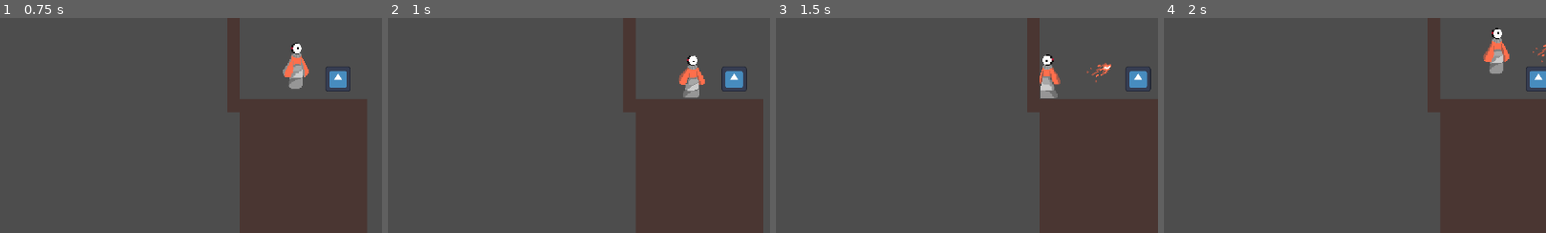
Above: before the commit, frames 1-4 (left to right).
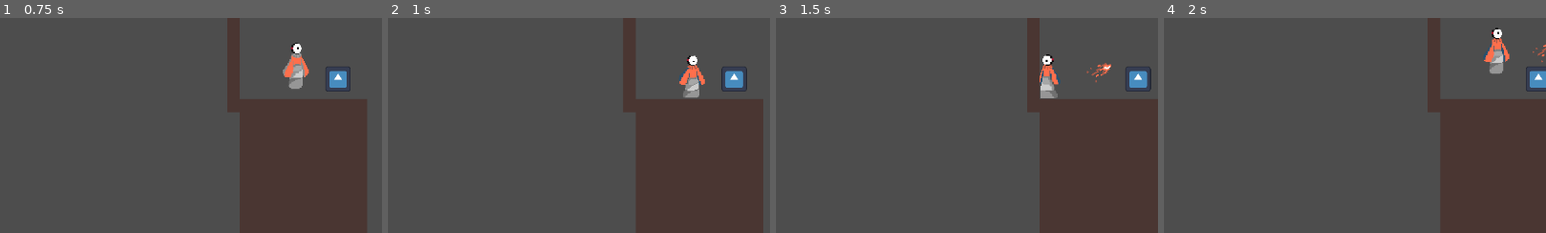
Above: after the commit, the same moments.

Repository: unsaltedkale/Quilt
Game: Godot game, scene res://TitleScreen.tscn
The game is run twice, just before and just after one commit, with the same random seed, the same clock (stepped at 60 frames per second) and the same inputs. The engine's default icon, where the game draws it, is replaced by a stand-in: a white triangle on a blue panel in a dark square. Sound files missing from this copy of the repository are replaced by a short silence.
Inputs (mouse positions are % of the whole screen's width and height, from its top left):
- Up to frame 1 (0.75 s): click "PLAY" at 0.5 s
- Up to frame 2 (1 s): no input
- Up to frame 3 (1.5 s): move the mouse to (72, 45) at 1.27 s; hold D (move_right) from 1.28 s (still down); click (72, 45) at 1.35 s
- Up to frame 4 (2 s): keep holding D (move_right); tap Space (jump) at 1.52 s
The pictures show only the part of the screen within x 9-59%, y 50-100%; the shares and areas given below are measured in that part.

Frame 1 is identical in both runs. In frame 2, 0.1% of the frame differs, in the area x 76-82%, y 21-32%; in frame 3, 0.2%; in frame 4, 0.2%, in the area x 83-90%, y 9-21%.

Commit message:
added another color for when Quilt has 2 recoils avalible

Diff:
--- a/Alex's Folder/greyscale.gdshader
+++ b/Alex's Folder/greyscale.gdshader
@@ -41,7 +41,28 @@
 	// Called for every pixel the material is visible on.
 	vec4 original_color = texture(TEXTURE, UV);
 
-	if (onoff == 1)
+		float greyscale = (original_color.r + original_color.g + original_color.b) / 3.0f;
+
+		vec3 greyscale_color = vec3(greyscale, greyscale, greyscale);
+
+	if (onoff == 2)
+	{
+
+		if (COLOR.xyz == vec3(255.0/255.0, 111.0/255.0, 76.0/255.0))
+			COLOR.xyz = vec3(73.0/255.0, 104.0/255.0, 172.0/255.0);
+
+		//vec3(37.00/255.00, 150.00/255.00, 190.00/255.00)
+		if (approximately_zero(COLOR.xyz, vec3(170.00/255.00, 90.00/255.00, 73.00/255.00)) == 3)
+			COLOR.xyz = vec3(37.0/255.0, 81.0/255.0, 112.0/255.0);
+
+		if (approximately_zero(COLOR.xyz, vec3(135.0/255.0)) == 3)
+			COLOR.xyz = vec3(170.00/255.00, 90.00/255.00, 73.00/255.00);
+
+		if (approximately_zero(COLOR.xyz, vec3(159.0/255.0)) == 3)
+			COLOR.xyz = vec3(255.0/255.0, 111.0/255.0, 76.0/255.0);
+	}
+
+	if (onoff == 0)
 	{
 		float greyscale = (original_color.r + original_color.g + original_color.b) / 3.0f;
 
@@ -55,7 +76,7 @@
 			COLOR.xyz = vec3(140.0/255.0);
 	}
 
-	else if (onoff == 0)
+	else if (onoff == 1)
 	{
 		COLOR.xyz = COLOR.xyz;
 	}
--- a/Alex's Folder/recolor_sprite_thingy.gd
+++ b/Alex's Folder/recolor_sprite_thingy.gd
@@ -4,6 +4,10 @@
 
 func _physics_process(delta):
 	if player.collected_objects == 0:
+		get_material().set_shader_parameter("onoff",0)
+	elif player.collected_objects == 1:
 		get_material().set_shader_parameter("onoff",1)
+	elif player.collected_objects == 2:
+		get_material().set_shader_parameter("onoff",2)
 	else:
-		get_material().set_shader_parameter("onoff",0)
+		get_material().set_shader_parameter("onoff",1)
